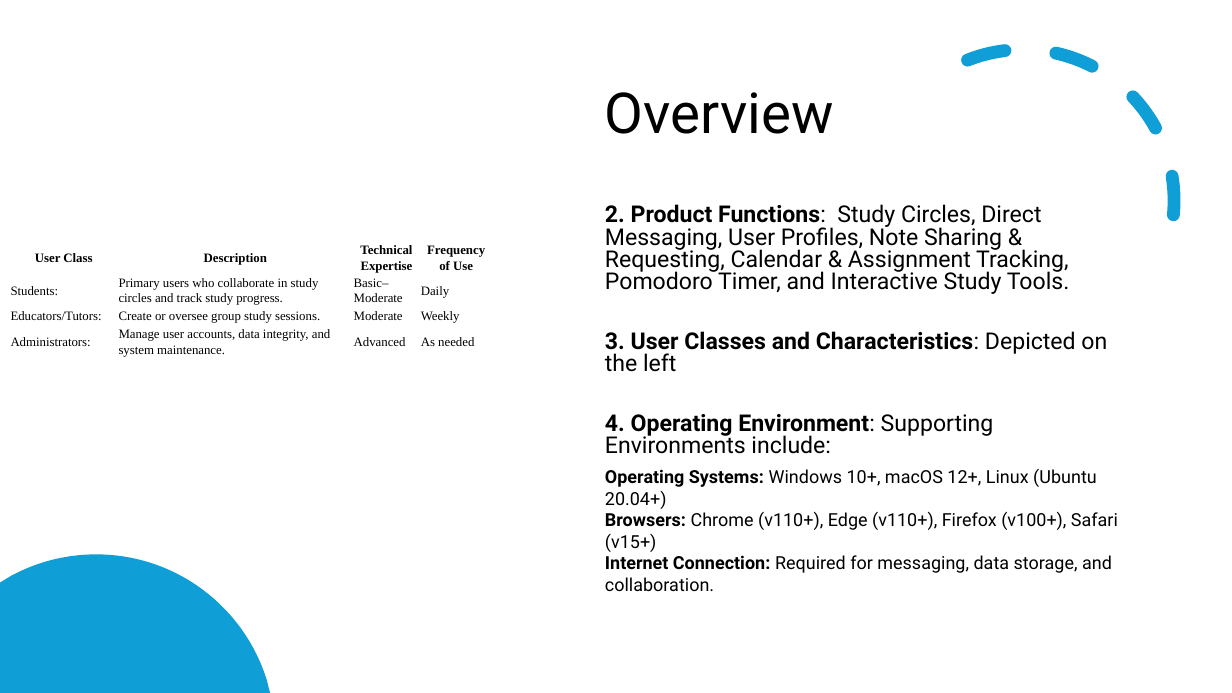
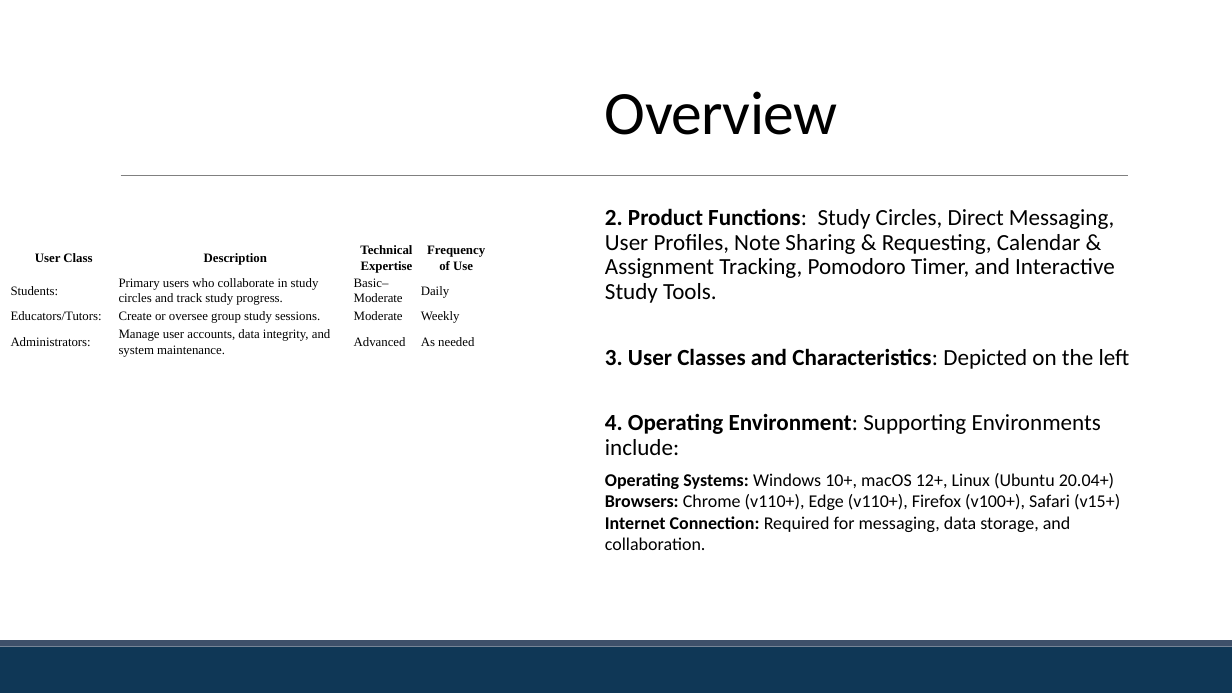
Before and after one commit to hudcho/Studious, a slide deck: slide 5 of ASGMNT3/JHET_Innovations-Assignment3-SRS-Presentation.pptx. Drawn at 1232x693 pixels with LibreOffice and Linux fonts; fonts in the diff are those of the drawing. Boxes give left, top, right and bottom in pixels: in the first picture for what was removed or moved away, otherwise in the second. Text is boxed around its words. In the diff, an @@ line names an element or a change of style, - is before the commit and + after.

Commit message:
Added slides for functional requirements, added theme for powerpoint, Minor edits to SRS document

```diff
--- a/ASGMNT3/JHET_Innovations-Assignment3-SRS-Presentation.pptx
+++ b/ASGMNT3/JHET_Innovations-Assignment3-SRS-Presentation.pptx
@@ arc (boxed as its full ellipse) removed at (824, 2, 1223, 400) @@
@@ title "Overview" at (605, 91, 837, 135): size 44 to 48 pt, font Roboto to Calibri, letter spacing 0 to -0.5 pt; line spacing 0.9 to 0.85 @@
@@ line added from (121, 176) to (1128, 176), #808080 0.5 pt @@
@@ text "2. Product Functions: Study Circles, ..." at (605, 208, 1130, 550): font Roboto to Calibri; line spacing 0.8 to 0.9 @@
@@ freeform shape removed at (0, 555, 270, 693) @@
@@ rectangle added at (0, 647, 1232, 693), fill #0F3756 @@
@@ rectangle added at (0, 640, 1232, 647), fill #3E506A @@
```
Also in this commit, not shown: 8 other slides changed, 3 slides added, 2 slides removed, 2 other files.
